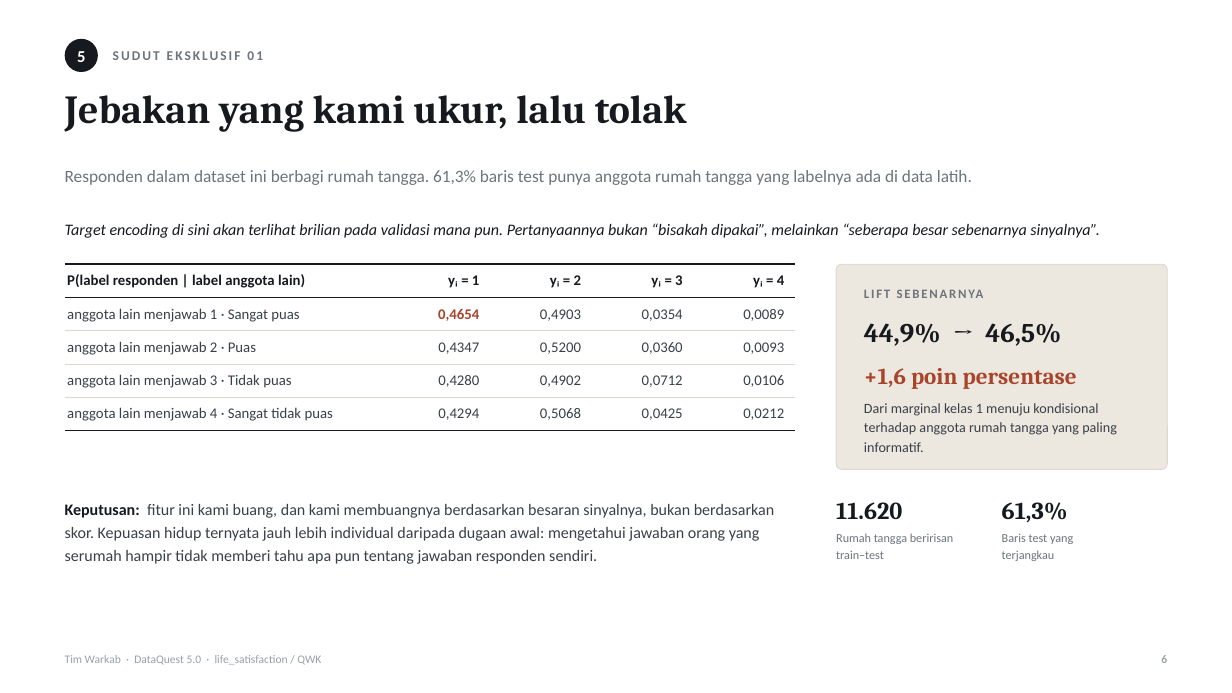
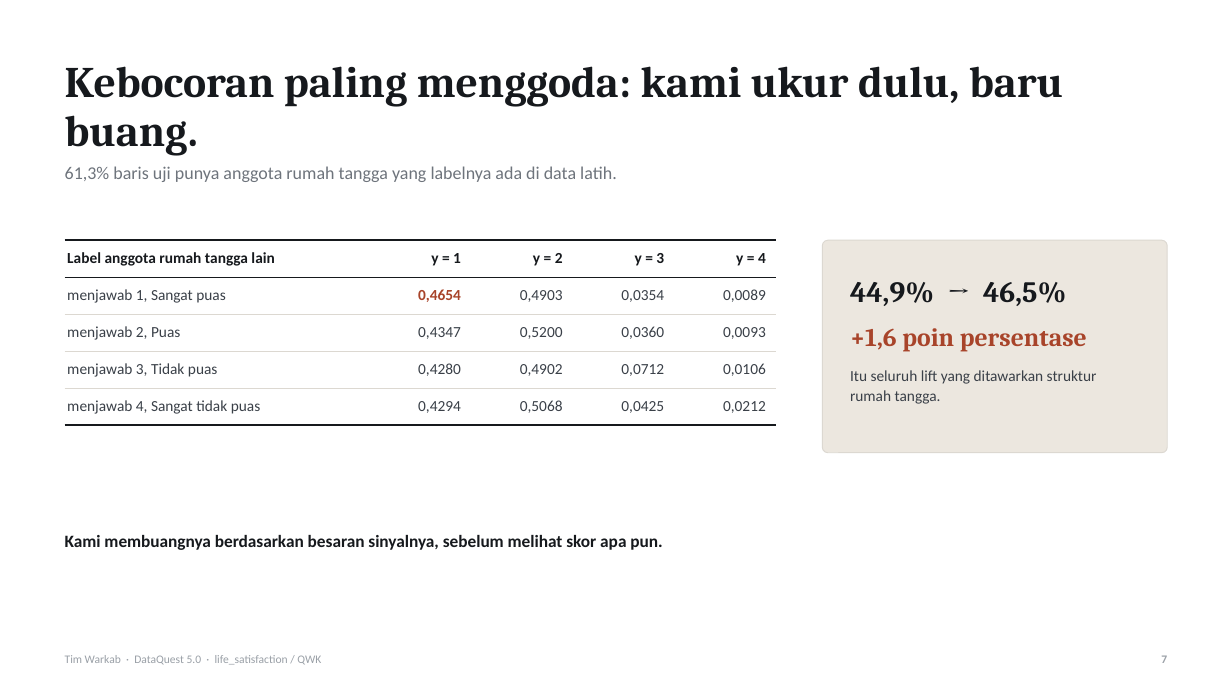
Before and after one commit to MikaelAdikara/DataQuest-Warkab, a slide deck: slide 7 of docs/Pitch_DataQuest5_Warkab.pptx (slide 6 before the commit). Drawn at 1232x693 pixels with LibreOffice and Linux fonts; fonts in the diff are those of the drawing. Boxes give left, top, right and bottom in pixels: in the first picture for what was removed or moved away, otherwise in the second. Text is boxed around its words. In the diff, an @@ line names an element or a change of style, - is before the commit and + after.

```diff
--- a/docs/Pitch_DataQuest5_Warkab.pptx
+++ b/docs/Pitch_DataQuest5_Warkab.pptx
@@ ellipse removed at (x1=65, y1=39, x2=98, y2=72) @@
@@ text removed at (x1=77, y1=51, x2=85, y2=62) @@
-5
@@ text removed at (x1=113, y1=51, x2=263, y2=60) @@
-SUDUT EKSKLUSIF 01
@@ text at (x1=65, y1=66, x2=1063, y2=156): text changed; size 31 to 34 pt @@
-Jebakan yang kami ukur, lalu tolak
+Kebocoran paling menggoda: kami ukur dulu, baru buang.
@@ text at (x1=65, y1=166, x2=617, y2=182): text changed; size 13.5 to 14 pt @@
-Responden dalam dataset ini berbagi rumah tangga. 61,3% baris test punya anggota rumah tangga yang labelnya ada di data latih.
+61,3% baris uji punya anggota rumah tangga yang labelnya ada di data latih.
@@ text removed at (x1=65, y1=223, x2=1099, y2=238) @@
-Target encoding di sini akan terlihat brilian pada validasi mana pun. Pertanyaannya bukan “bisakah dipakai”, melainkan “seberapa besar sebenarnya sinyalnya”.
@@ table at (x1=65, y1=240, x2=776, y2=418) @@
-row 1: P(label responden | label anggota lain) | yᵢ = 1 | yᵢ = 2 | yᵢ = 3 | yᵢ = 4
+row 1: Label anggota rumah tangga lain | y = 1 | y = 2 | y = 3 | y = 4
-row 2, column 1: anggota lain menjawab 1 · Sangat puas
+row 2, column 1: menjawab 1, Sangat puas
-row 3, column 1: anggota lain menjawab 2 · Puas
+row 3, column 1: menjawab 2, Puas
-row 4, column 1: anggota lain menjawab 3 · Tidak puas
+row 4, column 1: menjawab 3, Tidak puas
-row 5, column 1: anggota lain menjawab 4 · Sangat tidak puas
+row 5, column 1: menjawab 4, Sangat tidak puas
@@ size 11.5 to 12 pt in "0,4654", "0,4903", "0,0354", "0,0089" and 12 more places @@
@@ table resized from (x1=65, y1=264, x2=795, y2=425) to (x1=65, y1=240, x2=776, y2=418) @@
@@ rounded rectangle resized from (x1=836, y1=264, x2=1167, y2=470) to (x1=823, y1=240, x2=1167, y2=453) @@
@@ rounded rectangle at (x1=823, y1=240, x2=1167, y2=453): proportions changed @@
@@ text "44,9% → 46,5%" moved from (x1=864, y1=323, x2=1061, y2=346) to (x1=850, y1=282, x2=1066, y2=306) @@
@@ text "44,9% → 46,5%" at (x1=850, y1=282, x2=1066, y2=306): size 21 to 23 pt @@
@@ text removed at (x1=864, y1=279, x2=1140, y2=307) @@
-LIFT SEBENARNYA
@@ text "+1,6 poin persentase" moved from (x1=864, y1=368, x2=1077, y2=389) to (x1=850, y1=328, x2=1087, y2=352) @@
@@ text "+1,6 poin persentase" at (x1=850, y1=328, x2=1087, y2=352): size 18 to 20 pt @@
@@ text added at (x1=850, y1=370, x2=1097, y2=404), 12 pt, text #3A4048 @@
+Itu seluruh lift yang ditawarkan struktur rumah tangga.
@@ text removed at (x1=864, y1=403, x2=1117, y2=452) @@
-Dari marginal kelas 1 menuju kondisional terhadap anggota rumah tangga yang paling informatif.
@@ text removed at (x1=836, y1=502, x2=902, y2=519) @@
-11.620
@@ text removed at (x1=1002, y1=502, x2=1068, y2=523) @@
-61,3%
@@ text at (x1=65, y1=535, x2=662, y2=550): text changed; size 12.5 to 13.5 pt; text colour #3A4048 to #16191D; bold on @@
-Keputusan: fitur ini kami buang, dan kami membuangnya berdasarkan besaran sinyalnya, bukan berdasarkan skor. Kepuasan hidup ternyata jauh lebih individual daripada dugaan awal: mengetahui jawaban orang yang serumah hampir tidak memberi tahu apa pun tentang jawaban responden sendiri.
+Kami membuangnya berdasarkan besaran sinyalnya, sebelum melihat skor apa pun.
@@ text "Kami membuangnya berdasarkan besaran sinyalnya, ..." at (x1=65, y1=535, x2=662, y2=550): vertical alignment top to middle @@
@@ text removed at (x1=836, y1=533, x2=953, y2=559) @@
-Rumah tangga beririsan
-train–test
@@ text removed at (x1=1002, y1=533, x2=1073, y2=561) @@
-Baris test yang
-terjangkau
@@ text at (x1=1161, y1=655, x2=1167, y2=663): text changed @@
-6
+7
```
Also in this commit, not shown: 17 other slides changed, 2 slides added, 5 slides removed, 1 other file.
